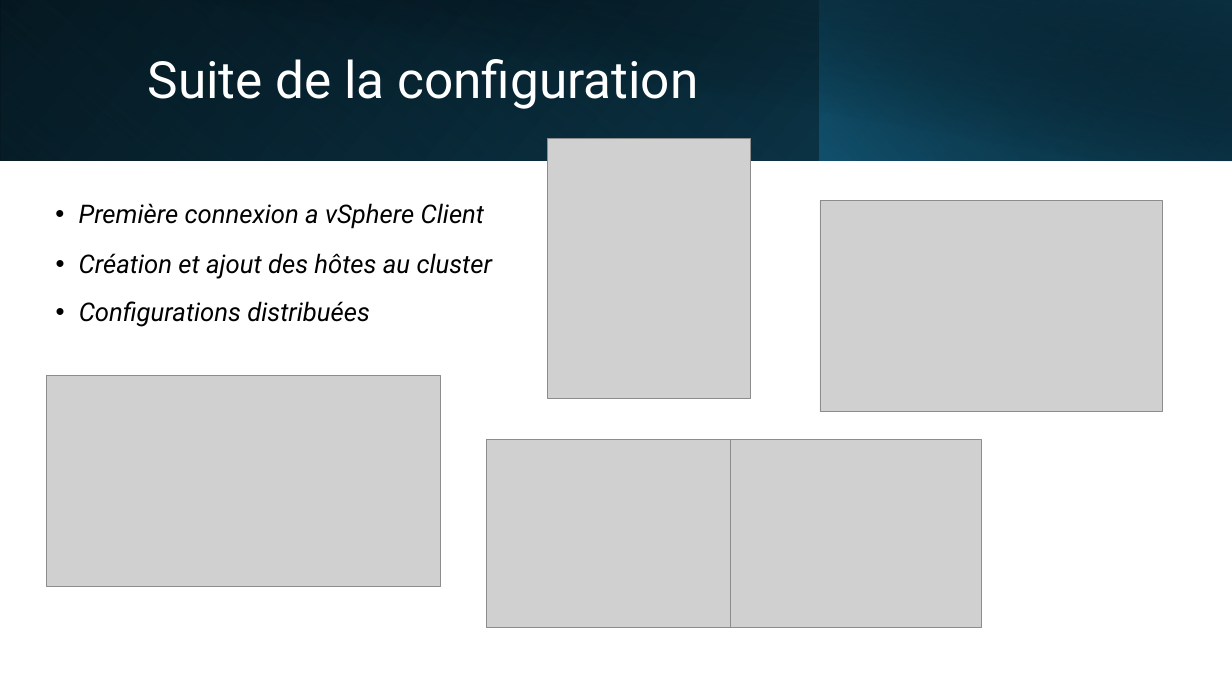
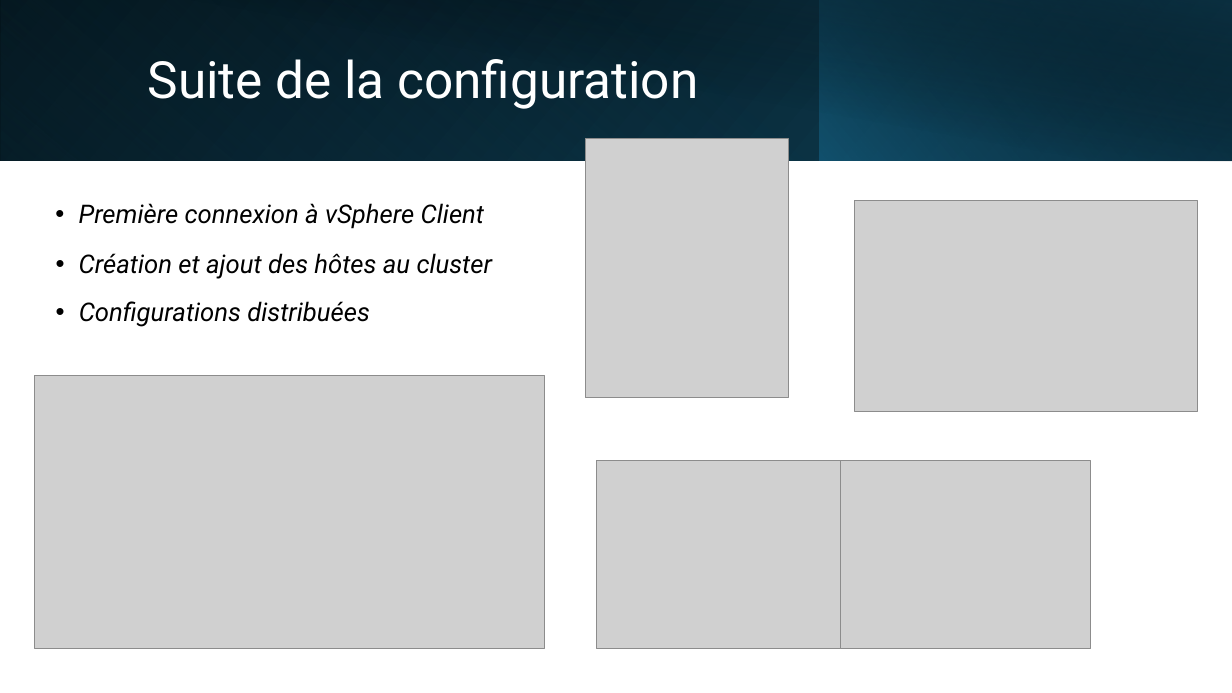
Before and after one commit to Vinc1347900/Stage_Henallux, a slide deck: slide 22 of TFE/DHAIMI_Vincent_PP_TFE.pptx. Drawn at 1232x693 pixels with LibreOffice and Linux fonts; fonts in the diff are those of the drawing; grey boxes stand for pictures. Boxes give left, top, right and bottom in pixels: in the first picture for what was removed or moved away, otherwise in the second. Text is boxed around its words. In the diff, an @@ line names an element or a change of style, - is before the commit and + after.

```diff
--- a/TFE/DHAIMI_Vincent_PP_TFE.pptx
+++ b/TFE/DHAIMI_Vincent_PP_TFE.pptx
@@ picture: place and size @@
-picture at bbox=[548, 139, 751, 398]
+picture at bbox=[586, 138, 789, 397]
@@ text at bbox=[79, 203, 484, 229]: text changed @@
-• Première connexion a vSphere Client
+• Première connexion à vSphere Client
@@ picture: place and size @@
-picture at bbox=[820, 201, 1162, 412]
+picture at bbox=[855, 201, 1197, 412]
@@ picture: place and size @@
-picture at bbox=[46, 375, 441, 587]
+picture at bbox=[35, 375, 545, 649]
@@ picture: place and size @@
-picture at bbox=[487, 440, 731, 628]
+picture at bbox=[596, 461, 840, 649]
@@ picture: place and size @@
-picture at bbox=[731, 439, 982, 627]
+picture at bbox=[841, 460, 1092, 648]
```
Also in this commit, not shown: 15 other slides changed, 4 other files.
